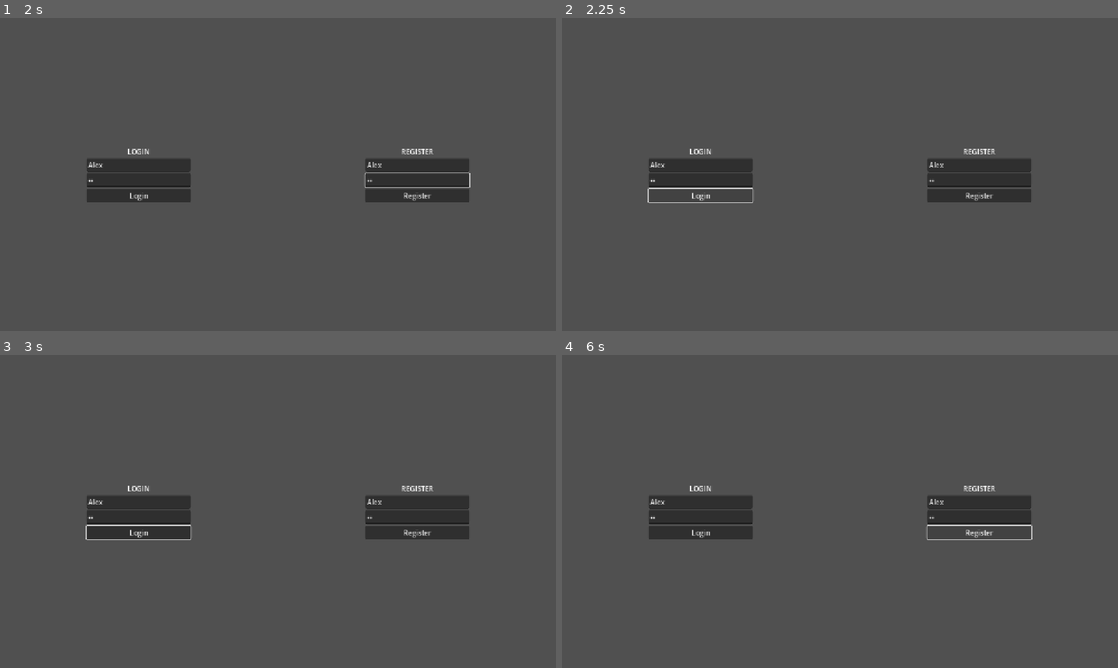
Above: before the commit, frames 1-4 (two rows, left to right).
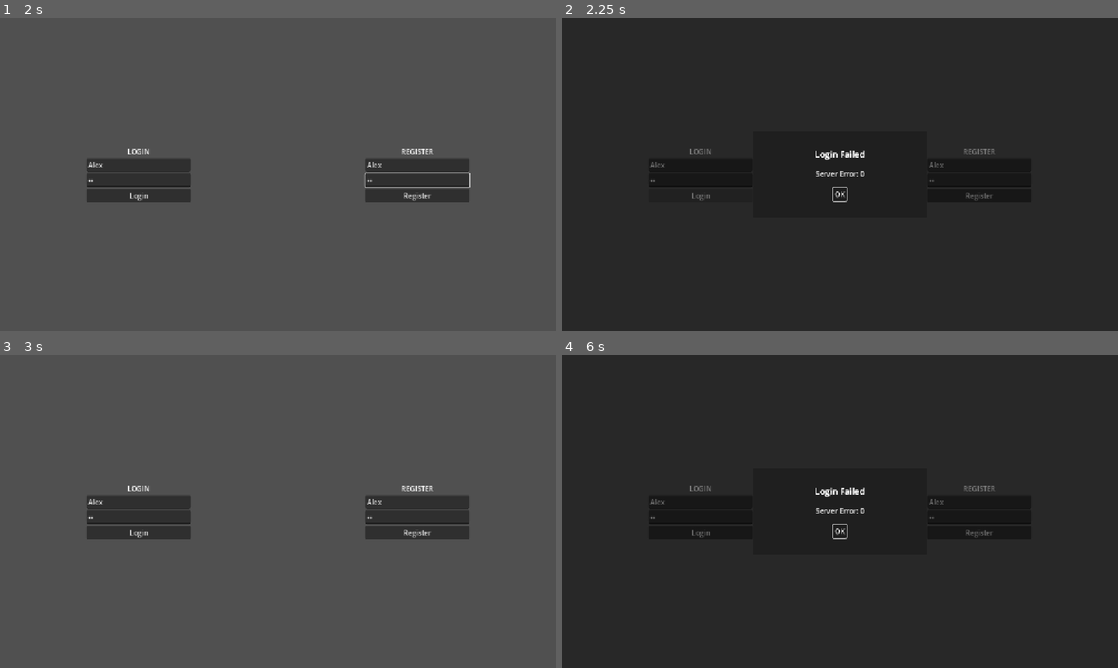
Above: after the commit, the same moments.

Repository: SnappyDragon64/horseshoe-client
Game: Godot game, scene res://game/main.tscn
Two runs of this game, one before a commit and one after it. Both use one fixed random seed, a clock stepped at 60 frames per second and the inputs below. The engine's default icon, where the game draws it, is replaced by a stand-in: a white triangle on a blue panel in a dark square.
Inputs (mouse positions are in pixels of both pictures, inside the frame that each line leads up to):
- Up to frame 1 (2 s): click (139, 165) at 0.52 s; type "Alex" at 0.6 s; click (139, 180) at 0.75 s; type "12" at 0.83 s; click (417, 165) at 0.98 s; type "Alex" at 1.07 s; click (417, 180) at 1.27 s; type "12" at 1.35 s
- Up to frame 2 (2.25 s): click "Login" at 2 s
- Up to frame 3 (3 s): click (278, 530) at 2.75 s, where only the run after the commit has a clickable "OK"
- Up to frame 4 (6 s): click "Register" at 3.5 s; click (840, 530) at 4.25 s, where only the run after the commit has a clickable "OK"; click "Login" at 5 s; click "Register" at 5.75 s

Frame 1 is identical in both runs. In frame 2, 96% of the frame differs, in the area x 0-100%, y 0-100%; in frame 3, 0.1%; in frame 4, 96%.

Commit message:
Fixed auth screen signal connections

Diff:
--- a/game/ui/main_menu/auth_screen.tscn
+++ b/game/ui/main_menu/auth_screen.tscn
@@ -104,3 +104,6 @@
 [node name="Button" type="Button" parent="Panel/HBoxContainer/RegisterContainer/VBoxContainer"]
 layout_mode = 2
 text = "Register"
+
+[connection signal="pressed" from="Panel/HBoxContainer/LoginContainer/VBoxContainer/Button" to="." method="_on_login_button_pressed"]
+[connection signal="pressed" from="Panel/HBoxContainer/RegisterContainer/VBoxContainer/Button" to="." method="_on_register_button_pressed"]
